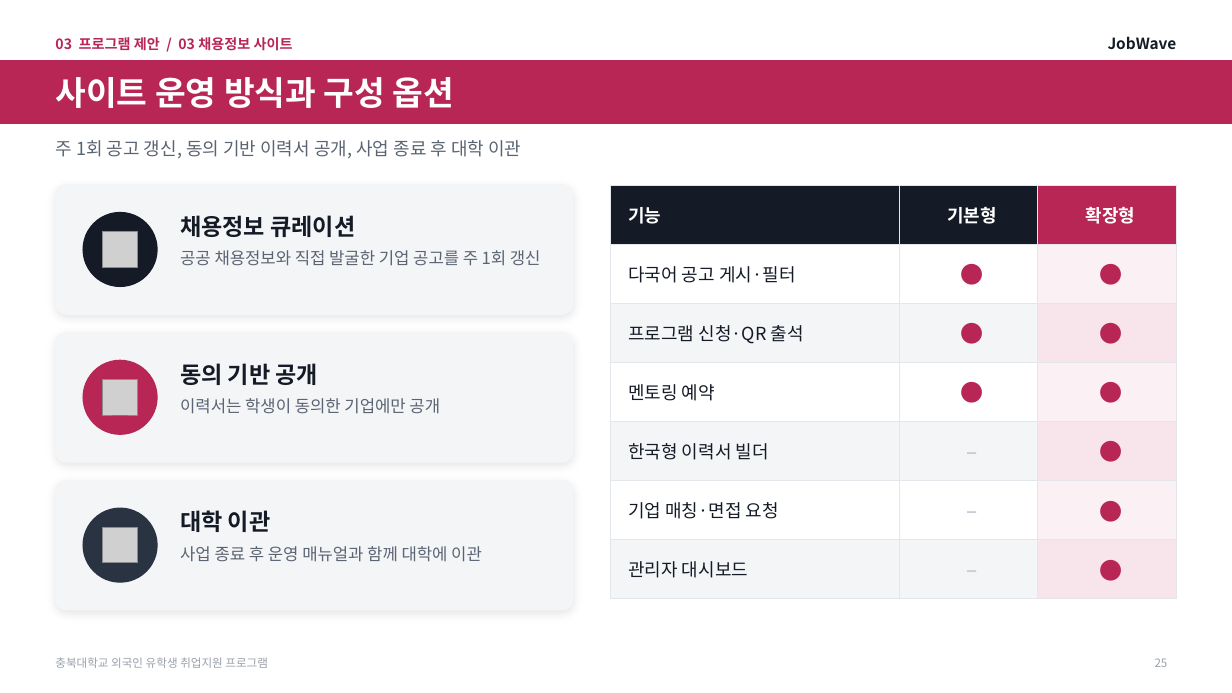
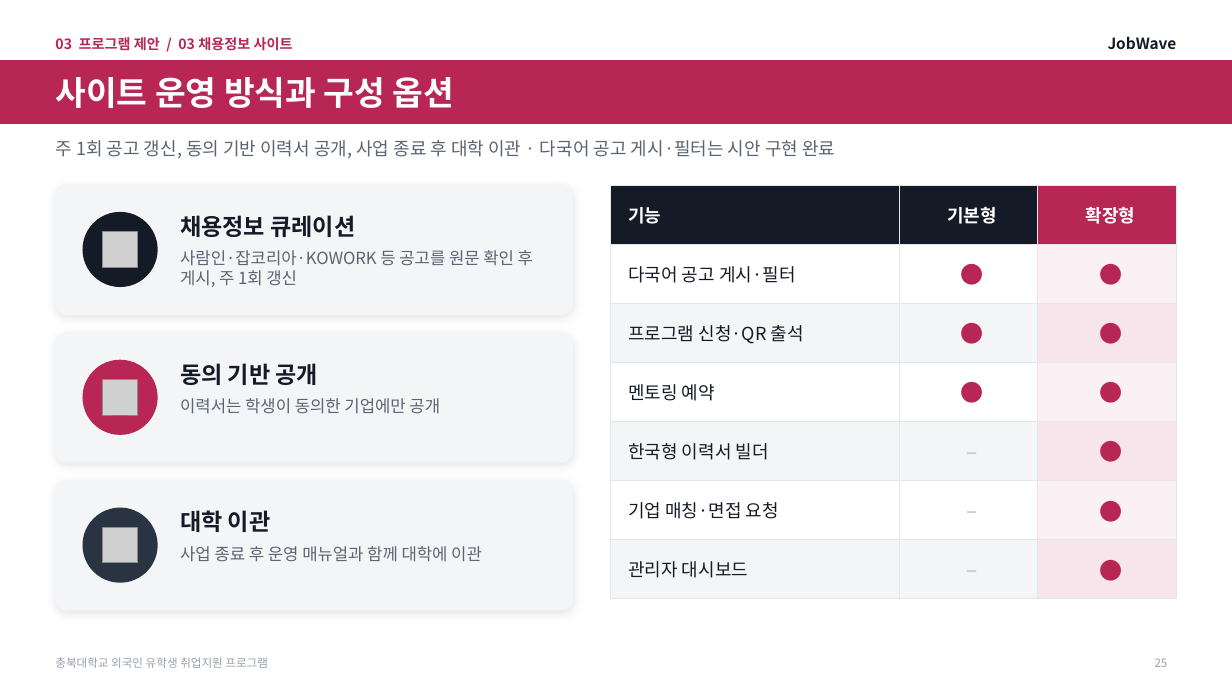
Before and after one commit to job-wave/Codex, a slide deck: slide 25 of output/jobwave-cbnu-proposal/JobWave_proposal_visual.pptx. Drawn at 1232x693 pixels with LibreOffice and Linux fonts; fonts in the diff are those of the drawing; grey boxes stand for pictures. Boxes give left, top, right and bottom in pixels: in the first picture for what was removed or moved away, otherwise in the second. Text is boxed around its words. In the diff, an @@ line names an element or a change of style, - is before the commit and + after.

```diff
--- a/output/jobwave-cbnu-proposal/JobWave_proposal_visual.pptx
+++ b/output/jobwave-cbnu-proposal/JobWave_proposal_visual.pptx
@@ text at bbox=[55, 140, 835, 158]: text changed @@
-주 1회 공고 갱신, 동의 기반 이력서 공개, 사업 종료 후 대학 이관
+주 1회 공고 갱신, 동의 기반 이력서 공개, 사업 종료 후 대학 이관 · 다국어 공고 게시·필터는 시안 구현 완료
@@ text at bbox=[180, 250, 533, 287]: text changed @@
-공공 채용정보와 직접 발굴한 기업 공고를 주 1회 갱신
+사람인·잡코리아·KOWORK 등 공고를 원문 확인 후 게시, 주 1회 갱신
```
Also in this commit, not shown: 2 slides added, 2 slides removed, 7 other files.
